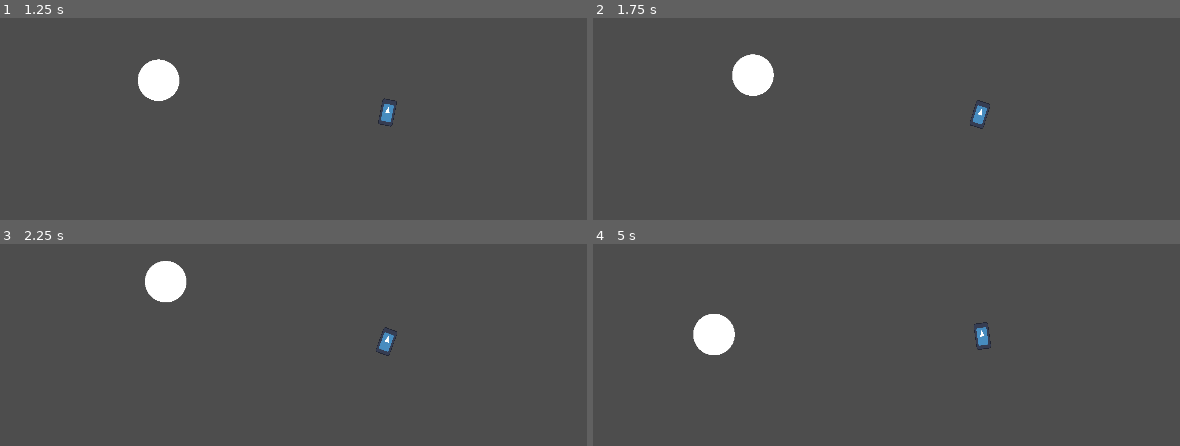
Above: before the commit, frames 1-4 (two rows, left to right).
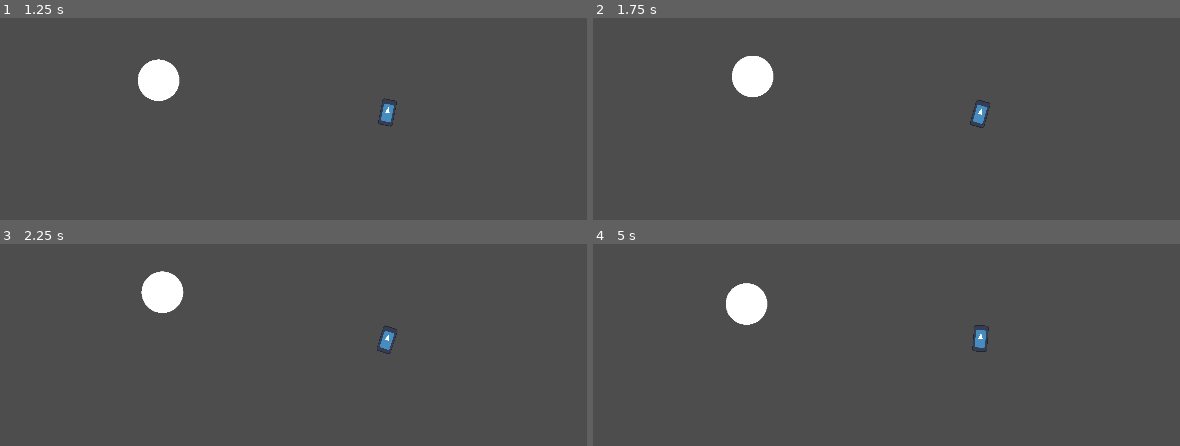
Above: after the commit, the same moments.

Repository: Erica-99/TinyWorld
Game: Godot game, scene res://scenes/test_gravity.tscn
Same seed, same stepped clock (60 frames per second), same inputs: the game is played once before the commit and once after it. The project has no main scene, so this scene is started directly. The engine's default icon, where the game draws it, is replaced by a stand-in: a white triangle on a blue panel in a dark square.
Inputs (mouse positions are in pixels of both pictures, inside the frame that each line leads up to):
- Up to frame 1 (1.25 s): move the mouse to (563, 90) at 0.52 s; hold D (Right) from 0.53 s (still down); hold Shift (Fire Dampers) from 0.53 s (still down); click (563, 90) at 0.8 s
- Up to frame 2 (1.75 s): tap Enter at 1.25 s; move the mouse to (821, 135) at 1.27 s; release D (Right) at 1.28 s; release Shift (Fire Dampers) at 1.28 s; hold S (Reverse) from 1.28 s (still down); click (821, 135) at 1.35 s; tap Shift (Fire Dampers) at 1.55 s
- Up to frame 3 (2.25 s): move the mouse to (outside the picture) at 2.02 s; release S (Reverse) at 2.03 s; hold D (Right) from 2.03 s (still down); hold Shift (Fire Dampers) from 2.03 s (still down)
- Up to frame 4 (5 s): click (outside the picture) at 2.3 s; move the mouse to (939, 427) at 2.77 s; release D (Right) at 2.78 s; release Shift (Fire Dampers) at 2.78 s; hold W (Forward) 2.78-3.53 s; tap Space (Landing Mode) at 2.85 s; tap Shift (Fire Dampers) at 3.05, 4.35 s; move the mouse to (outside the picture) at 3.52 s; press the mouse at (outside the picture) at 3.53 s; hold A (Left) from 3.53 s (still down); move the mouse to (739, 270) at 4.27 s; release the mouse at (739, 270) at 4.28 s

Frame 1 is identical in both runs. In frame 2, 0.2% of the frame differs, in the area x 23-68%, y 17-55%; in frame 3, 0.9%; in frame 4, 2.5%, in the area x 17-68%, y 19-55%.

Commit message:
Surge input checking

Diff:
--- a/project.godot
+++ b/project.godot
@@ -55,6 +55,11 @@
 "events": [Object(InputEventKey,"resource_local_to_scene":false,"resource_name":"","device":-1,"window_id":0,"alt_press …(191 unchanged characters)…
 ]
 }
+Surge={
+"deadzone": 0.2,
+"events": [Object(InputEventMouseButton,"resource_local_to_scene":false,"resource_name":"","device":-1,"window_id":0,"alt_pressed":false,"shift_pressed":false,"ctrl_pressed":false,"meta_pressed":false,"button_mask":1,"position":Vector2(132, 15),"global_position":Vector2(141, 63),"factor":1.0,"button_index":1,"canceled":false,"pressed":true,"double_click":false,"script":null)
+]
+}
 
 [layer_names]
 
--- a/scripts/ENUMS.gd
+++ b/scripts/ENUMS.gd
@@ -14,3 +14,9 @@
 	LANDING,
 	EATING,
 }
+
+enum SurgeStatus {
+	NONE,
+	AIMING,
+	FLYING,
+}
--- a/scripts/inventory.gd
+++ b/scripts/inventory.gd
@@ -1,10 +1,13 @@
 extends Node2D
 
-@export var max_carbon: int = 100
+@export var max_carbon: int = 500
+@export var max_mineral: int = 500
 
 @export var carbon_stores: int = 0:
 	set(value):
 		carbon_stores = clampi(value, 0, max_carbon)
 @export var biomass_stores: int = 0
-@export var mineral_stores: int = 0
+@export var mineral_stores: int = 0:
+	set(value):
+		mineral_stores = clampi(value, 0, max_mineral)
 @export var nanotech_stores: int = 0
--- a/scripts/ship_movement.gd
+++ b/scripts/ship_movement.gd
@@ -8,6 +8,7 @@
 var ready_to_land: bool = false
 
 var actor: RigidBody2D
+var surge_status: ENUMS.SurgeStatus = ENUMS.SurgeStatus.NONE
 
 # Called when the node enters the scene tree for the first time.
 func _ready() -> void:
@@ -52,13 +53,33 @@
 	actor.apply_torque(rotation_torque)
 
 
+func aim_surge() -> void:
+	pass
+
+func fire_surge() -> void:
+	pass
+
+func cruise_surge() -> void:
+	pass
+
 
 ## One-off inputs (dampers, landing mode)
 func _unhandled_input(event):
 	if event.is_action_pressed("Fire Dampers"):
-		actor.linear_damp = linear_damper_strength
-		actor.angular_damp = angular_damper_strength
+		if surge_status == ENUMS.SurgeStatus.NONE:
+			actor.linear_damp = linear_damper_strength
+			actor.angular_damp = angular_damper_strength
 
 	if event.is_action_released("Fire Dampers"):
-		actor.linear_damp = 0
-		actor.angular_damp = 2
+		if surge_status == ENUMS.SurgeStatus.NONE:
+			actor.linear_damp = 0
+			actor.angular_damp = 2
+
+	if event.is_action_pressed("Surge"):
+		# Check if surges are available
+		surge_status = ENUMS.SurgeStatus.AIMING
+
+
+	if event.is_action_pressed("Surge"):
+		if surge_status == ENUMS.SurgeStatus.AIMING:
+			fire_surge()
